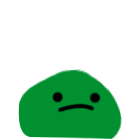
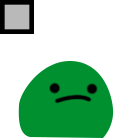
Two versions of the same layered image (140 x 140). Layer-by-layer changes:
hid group "Group 1 copy 7" (5 layers), opacity 100% → 45% over (0, 0, 123, 139)
showed group "Group 1" (5 layers) over (0, 0, 114, 138)
added layer "Rectangle 1" in group "Group 1" over (0, 0, 34, 34)
